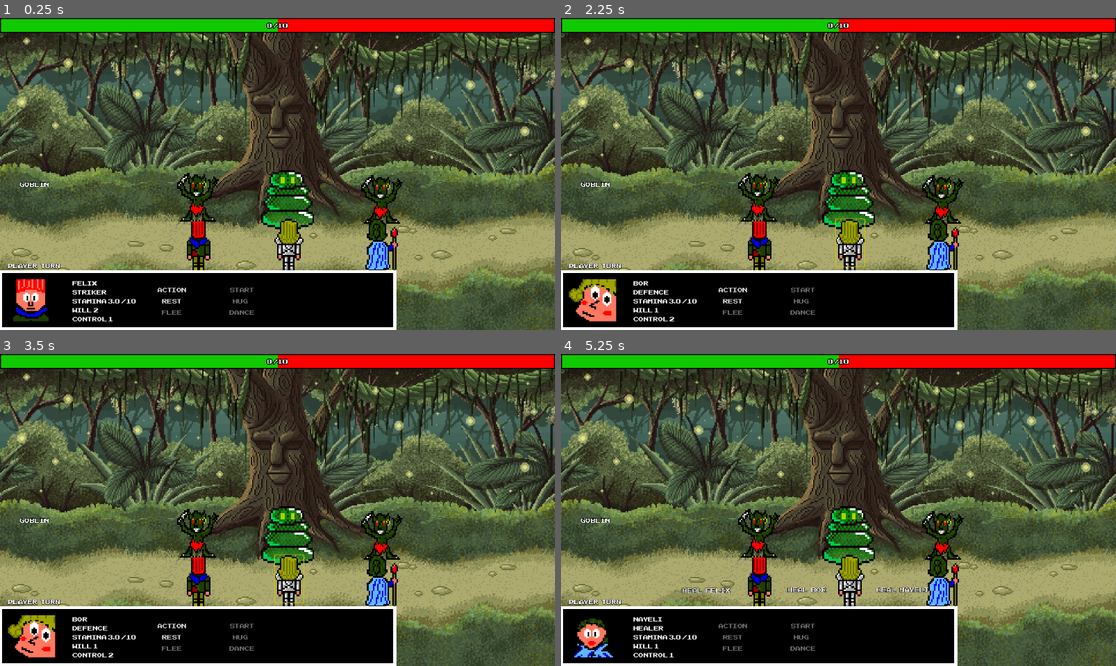
Above: before the commit, frames 1-4 (two rows, left to right).
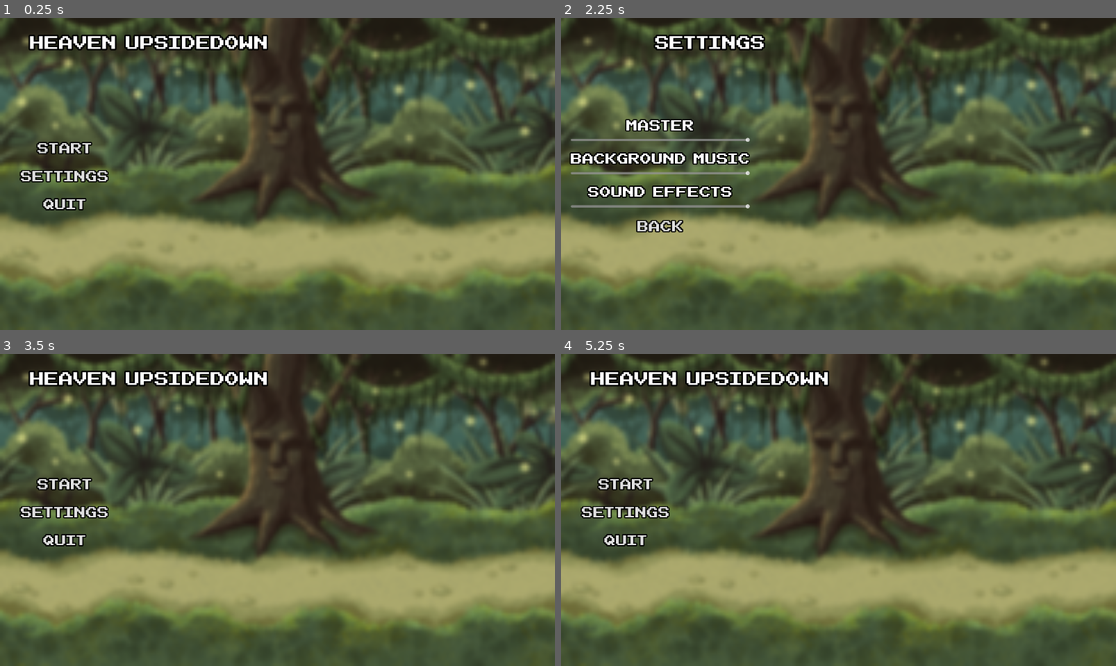
Above: after the commit, the same moments.

Repository: SamantaMancini/heaven_upsidedown
Game: Godot game, scene res://main_menu/main_menu.tscn
The game is run twice, just before and just after one commit, with the same random seed, the same clock (stepped at 60 frames per second) and the same inputs. Before the commit the project starts from res://main.tscn. The engine's default icon, where the game draws it, is replaced by a stand-in: a white triangle on a blue panel in a dark square.
Inputs (mouse positions are in pixels of both pictures, inside the frame that each line leads up to):
- Up to frame 1 (0.25 s): no input
- Up to frame 2 (2.25 s): click (760, 242) at 0.52 s; click (849, 242) at 1.27 s; click (627, 174) at 2 s, where only the run after the commit has a clickable "Settings"
- Up to frame 3 (3.5 s): click (99, 559) at 2.75 s, where only the run after the commit has a clickable "Back"
- Up to frame 4 (5.25 s): click (943, 578) at 3.52 s; click (733, 625) at 4.25 s, where only the run before the commit has a clickable "Action"; click (783, 631) at 5 s, where only the run before the commit has a clickable "Kiss"

The runs differ from the first frame. In frame 1, 39% of the frame differs, in the area x 0-100%, y 0-100%; in frame 2, 40%; in frame 3, 39%; in frame 4, 39%.

Commit message:
main_menu + sounds

Diff:
--- /dev/null
+++ b/default_bus_layout.tres
@@ -0,0 +1,15 @@
+[gd_resource type="AudioBusLayout" format=3 uid="uid://c7do07v77wwnf"]
+
+[resource]
+bus/1/name = &"BGM"
+bus/1/solo = false
+bus/1/mute = false
+bus/1/bypass_fx = false
+bus/1/volume_db = 0.0
+bus/1/send = &""
+bus/2/name = &"SFX"
+bus/2/solo = false
+bus/2/mute = false
+bus/2/bypass_fx = false
+bus/2/volume_db = 0.0
+bus/2/send = &"Master"
--- /dev/null
+++ b/globals/global_sounds/global_sounds.tscn
@@ -0,0 +1,16 @@
+[gd_scene load_steps=3 format=3 uid="uid://c8y1jjf3r1l0w"]
+
+[ext_resource type="AudioStream" uid="uid://dgd66tvj3glv3" path="res://sounds/1- Brave reaction.ogg" id="1_5yxl4"]
+[ext_resource type="AudioStream" uid="uid://cvdekkw3msv5g" path="res://sounds/Fantasy_UI (19).wav" id="2_e3b2g"]
+
+[node name="GlobalSounds" type="Node2D"]
+
+[node name="Music" type="AudioStreamPlayer2D" parent="."]
+stream = ExtResource("1_5yxl4")
+volume_db = -10.0
+autoplay = true
+bus = &"BGM"
+
+[node name="SFX" type="AudioStreamPlayer2D" parent="."]
+stream = ExtResource("2_e3b2g")
+bus = &"SFX"
--- a/main.gd
+++ b/main.gd
@@ -66,6 +66,9 @@
 
 # Called every frame. 'delta' is the elapsed time since the previous frame.
 func _process(delta: float) -> void:
+	if Input.is_action_just_pressed("Escape"):
+		get_tree().quit()
+
 	if players[id_player].stats.stamina >= 10:
 		buttons_cure[id_player].disabled = true
 		rest.disabled = true
@@ -164,6 +167,7 @@
 func _on_delete_button_pressed():
 	action_button_disabled(false)
 	remove_children()
+	GlobalSounds.get_node("SFX").play()
 
 func show_skill(id: String, desc: String, power: float, stamina: float, button: Button):
 	if not button.disabled:
@@ -223,6 +227,7 @@
 
 
 func selected_skill(id: String, button: Button, power: float, stamina: float, emotion: String):
+	GlobalSounds.get_node("SFX").play()
 	var skill_info = {
 		"id": id,
 		"power": power
@@ -374,6 +379,7 @@
 		shields += shield
 
 func dance_group(comb: String):
+	GlobalSounds.get_node("SFX").play()
 	var damage = 5
 	if comb == combination_1:
 		GlobalEvent.update_global_state.emit(damage)
@@ -384,6 +390,7 @@
 	enemy_action_phase()
 
 func hug_group(comb: String, stamina: float):
+	GlobalSounds.get_node("SFX").play()
 	for player in players:
 		if comb == combination_2:
 			if player.stats.stamina < 10:
@@ -397,6 +404,7 @@
 
 func _on_start_pressed() -> void:
 	GlobalEvent.start_process.emit()
+	GlobalSounds.get_node("SFX").play()
 	start_off(true)
 	combination_disabled(true, true)
 	player_emotions = ""
@@ -405,6 +413,7 @@
 	action_label_3.hide()
 
 func _on_dance_pressed() -> void:
+	GlobalSounds.get_node("SFX").play()
 	var skill_sta = null
 	GlobalEvent.combination.emit(player_emotions)
 	player_emotions = ""
@@ -506,7 +515,7 @@
 func _on_rest_pressed() -> void:
 	players[id_player].stats.stamina += 1
 	player_counter += 1
-
+	GlobalSounds.get_node("SFX").play()
 	if not action_selected.has(id_player):
 		action_selected.append(id_player)
 	action_button_disabled(true)
@@ -529,6 +538,7 @@
 
 func _on_action_pressed() -> void:
 	skill_players()
+	GlobalSounds.get_node("SFX").play()
 
 func change_color_player(id: int, color: Color):
 	for i in range(button_players.size()):
@@ -542,19 +552,21 @@
 	change_color_player(id_player, Color.YELLOW)
 	action_selected_player(id_player)
 	remove_children()
-
+	GlobalSounds.get_node("SFX").play()
 
 func _on_player_2_pressed() -> void:
 	id_player = 1
 	change_color_player(id_player, Color.YELLOW)
 	action_selected_player(id_player)
 	remove_children()
+	GlobalSounds.get_node("SFX").play()
 
 func _on_player_3_pressed() -> void:
 	id_player = 2
 	change_color_player(id_player, Color.YELLOW)
 	action_selected_player(id_player)
 	remove_children()
+	GlobalSounds.get_node("SFX").play()
 
 func target_stamina_added(text: String):
 	players[2].stats.stamina -= players[2].stats.actions[0].stamina_consumed
@@ -570,14 +582,17 @@
 func _on_cure_pressed() -> void:
 	GlobalEvent.target_cura = 0
 	target_stamina_added("Felix stamina added")
+	GlobalSounds.get_node("SFX").play()
 
 func _on_cure_2_pressed() -> void:
 	GlobalEvent.target_cura = 1
 	target_stamina_added("Bor stamina added")
+	GlobalSounds.get_node("SFX").play()
 
 func _on_cure_3_pressed() -> void:
 	GlobalEvent.target_cura = 2
 	target_stamina_added("Nayeli stamina added")
+	GlobalSounds.get_node("SFX").play()
 
 func skill_consumed():
 	var action_id = null
@@ -620,7 +635,10 @@
 func _on_start_game_pressed() -> void:
 	player_turn()
 	restart_game()
+	GlobalSounds.get_node("SFX").play()
 
 
 func _on_quit_pressed() -> void:
+	GlobalSounds.get_node("SFX").play()
+	await get_tree().create_timer(1).timeout
 	get_tree().quit()
--- /dev/null
+++ b/main_menu/main_menu.gd
@@ -0,0 +1,30 @@
+extends Control
+@onready var v_box_container: VBoxContainer = $VBoxContainer
+@onready var v_box_container_2: VBoxContainer = $VBoxContainer2
+@onready var title: Label = $Title
+@export var level : PackedScene
+
+
+func _on_start_pressed() -> void:
+	get_tree().change_scene_to_packed(level)
+	GlobalSounds.get_node("SFX").play()
+
+
+func _on_quit_pressed() -> void:
+	GlobalSounds.get_node("SFX").play()
+	await get_tree().create_timer(1).timeout
+	get_tree().quit()
+
+
+func _on_settings_pressed() -> void:
+	v_box_container.hide()
+	v_box_container_2.show()
+	title.text = "Settings"
+	GlobalSounds.get_node("SFX").play()
+
+
+func _on_back_pressed() -> void:
+	v_box_container.show()
+	v_box_container_2.hide()
+	title.text = "Heaven UpsideDown"
+	GlobalSounds.get_node("SFX").play()
--- /dev/null
+++ b/main_menu/main_menu.tscn
@@ -0,0 +1,171 @@
+[gd_scene load_steps=8 format=3 uid="uid://doem5x5pn80bu"]
+
+[ext_resource type="Shader" uid="uid://b17y4wr68x3cl" path="res://main_menu/material/shader.gdshader" id="1_3shxk"]
+[ext_resource type="Script" uid="uid://badq6lcmv56i1" path="res://main_menu/main_menu.gd" id="1_bws42"]
+[ext_resource type="Texture2D" uid="uid://8260y6i3s2lg" path="res://sprites/Battleground3.png" id="2_bws42"]
+[ext_resource type="PackedScene" uid="uid://drtkuhohyhd7y" path="res://main.tscn" id="2_ia84y"]
+[ext_resource type="FontFile" uid="uid://dac2xhqm7k4om" path="res://fonts/nes.ttf" id="3_3f7m4"]
+[ext_resource type="Script" uid="uid://dxes4i05v087p" path="res://main_menu/settings/settings.gd" id="5_3f7m4"]
+
+[sub_resource type="ShaderMaterial" id="ShaderMaterial_3shxk"]
+shader = ExtResource("1_3shxk")
+shader_parameter/blur_amount = 3.0
+
+[node name="MainMenu" type="Control"]
+layout_mode = 3
+anchors_preset = 15
+anchor_right = 1.0
+anchor_bottom = 1.0
+grow_horizontal = 2
+grow_vertical = 2
+script = ExtResource("1_bws42")
+level = ExtResource("2_ia84y")
+
+[node name="BackGround" type="TextureRect" parent="."]
+layout_mode = 1
+anchors_preset = 15
+anchor_right = 1.0
+anchor_bottom = 1.0
+grow_horizontal = 2
+grow_vertical = 2
+texture = ExtResource("2_bws42")
+
+[node name="ColorRect" type="ColorRect" parent="."]
+material = SubResource("ShaderMaterial_3shxk")
+layout_mode = 1
+anchors_preset = 15
+anchor_right = 1.0
+anchor_bottom = 1.0
+offset_top = -1.0
+offset_right = 8.0
+offset_bottom = 9.0
+grow_horizontal = 2
+grow_vertical = 2
+
+[node name="Title" type="Label" parent="."]
+layout_mode = 1
+offset_left = 104.0
+offset_right = 929.0
+offset_bottom = 155.0
+theme_override_constants/outline_size = 20
+theme_override_fonts/font = ExtResource("3_3f7m4")
+theme_override_font_sizes/font_size = 100
+text = "Heaven UpsideDown"
+horizontal_alignment = 1
+vertical_alignment = 1
+
+[node name="VBoxContainer" type="VBoxContainer" parent="."]
+layout_mode = 1
+anchors_preset = 4
+anchor_top = 0.5
+anchor_bottom = 0.5
+offset_top = -130.5
+offset_right = 450.0
+offset_bottom = 130.5
+grow_vertical = 2
+theme_override_constants/separation = 30
+alignment = 1
+
+[node name="Start" type="Button" parent="VBoxContainer"]
+layout_mode = 2
+theme_override_constants/outline_size = 15
+theme_override_fonts/font = ExtResource("3_3f7m4")
+theme_override_font_sizes/font_size = 80
+text = "Start"
+flat = true
+
+[node name="Settings" type="Button" parent="VBoxContainer"]
+layout_mode = 2
+theme_override_constants/outline_size = 15
+theme_override_fonts/font = ExtResource("3_3f7m4")
+theme_override_font_sizes/font_size = 80
+text = "Settings"
+flat = true
+
+[node name="Quit" type="Button" parent="VBoxContainer"]
+layout_mode = 2
+theme_override_constants/outline_size = 15
+theme_override_fonts/font = ExtResource("3_3f7m4")
+theme_override_font_sizes/font_size = 80
+text = "Quit"
+flat = true
+
+[node name="VBoxContainer2" type="VBoxContainer" parent="."]
+visible = false
+layout_mode = 1
+anchors_preset = 4
+anchor_top = 0.5
+anchor_bottom = 0.5
+offset_left = 34.0
+offset_top = -205.0
+offset_right = 654.0
+offset_bottom = 207.0
+grow_vertical = 2
+theme_override_constants/separation = 20
+alignment = 1
+
+[node name="Master" type="Label" parent="VBoxContainer2"]
+layout_mode = 2
+theme_override_constants/outline_size = 15
+theme_override_fonts/font = ExtResource("3_3f7m4")
+theme_override_font_sizes/font_size = 80
+text = "Master"
+horizontal_alignment = 1
+vertical_alignment = 1
+
+[node name="MasterSlider" type="HSlider" parent="VBoxContainer2"]
+layout_mode = 2
+max_value = 1.0
+step = 0.05
+value = 1.0
+script = ExtResource("5_3f7m4")
+
+[node name="BackgroundMusic" type="Label" parent="VBoxContainer2"]
+layout_mode = 2
+theme_override_constants/outline_size = 15
+theme_override_fonts/font = ExtResource("3_3f7m4")
+theme_override_font_sizes/font_size = 80
+text = "BackGround Music"
+horizontal_alignment = 1
+vertical_alignment = 1
+
+[node name="MusicSlider" type="HSlider" parent="VBoxContainer2"]
+layout_mode = 2
+max_value = 1.0
+step = 0.05
+value = 1.0
+script = ExtResource("5_3f7m4")
+audio_bus_name = "BGM"
+
+[node name="SFX" type="Label" parent="VBoxContainer2"]
+layout_mode = 2
+theme_override_constants/outline_size = 15
+theme_override_fonts/font = ExtResource("3_3f7m4")
+theme_override_font_sizes/font_size = 80
+text = "Sound Effects"
+horizontal_alignment = 1
+vertical_alignment = 1
+
+[node name="SfxSlider" type="HSlider" parent="VBoxContainer2"]
+layout_mode = 2
+max_value = 1.0
+step = 0.05
+value = 1.0
+script = ExtResource("5_3f7m4")
+audio_bus_name = "SFX"
+
+[node name="Back" type="Button" parent="VBoxContainer2"]
+layout_mode = 2
+theme_override_constants/outline_size = 15
+theme_override_fonts/font = ExtResource("3_3f7m4")
+theme_override_font_sizes/font_size = 80
+text = "Back"
+flat = true
+
+[connection signal="pressed" from="VBoxContainer/Start" to="." method="_on_start_pressed"]
+[connection signal="pressed" from="VBoxContainer/Settings" to="." method="_on_settings_pressed"]
+[connection signal="pressed" from="VBoxContainer/Quit" to="." method="_on_quit_pressed"]
+[connection signal="value_changed" from="VBoxContainer2/MasterSlider" to="VBoxContainer2/MasterSlider" method="_on_value_changed"]
+[connection signal="value_changed" from="VBoxContainer2/MusicSlider" to="VBoxContainer2/MusicSlider" method="_on_value_changed"]
+[connection signal="value_changed" from="VBoxContainer2/SfxSlider" to="VBoxContainer2/SfxSlider" method="_on_value_changed"]
+[connection signal="pressed" from="VBoxContainer2/Back" to="." method="_on_back_pressed"]
--- /dev/null
+++ b/main_menu/material/shader.gdshader
@@ -0,0 +1,21 @@
+shader_type canvas_item;
+
+// Variabile per controllare l'intensità della sfocatura.
+// Un valore maggiore produce una sfocatura maggiore.
+uniform float blur_amount : hint_range(0.0, 5.0) = 2.0;
+
+// La texture dello schermo. In Godot 4, di solito si usa 'hint_screen_texture'.
+uniform sampler2D SCREEN_TEXTURE : hint_screen_texture, filter_linear_mipmap;
+
+void fragment() {
+    // Utilizza la funzione 'textureLod' per campionare un mipmap specifico
+    // della texture dello schermo.
+    // L'indice del mipmap è determinato da 'blur_amount'.
+    vec4 screen_color = textureLod(SCREEN_TEXTURE, SCREEN_UV, blur_amount);
+
+    // Assegna il colore sfocato al pixel.
+    COLOR = screen_color;
+
+    // Se vuoi anche un controllo sulla trasparenza:
+    COLOR = vec4(screen_color.rgb, 1.0); // Imposta l'alfa a 1.0
+}
--- /dev/null
+++ b/main_menu/settings/settings.gd
@@ -0,0 +1,13 @@
+extends HSlider
+@export var audio_bus_name := "Master"
+@onready var _bus := AudioServer.get_bus_index(audio_bus_name)
+
+# Called when the node enters the scene tree for the first time.
+func _ready() -> void:
+	value = db_to_linear(AudioServer.get_bus_volume_db(_bus))
+
+
+
+func _on_value_changed(new_value: float) -> void:
+	AudioServer.set_bus_volume_db(_bus, linear_to_db(new_value))
+	print(_bus, new_value)
--- a/project.godot
+++ b/project.godot
@@ -11,13 +11,14 @@
 [application]
 
 config/name="Heaven Upsidedown"
-run/main_scene="uid://drtkuhohyhd7y"
+run/main_scene="uid://doem5x5pn80bu"
 config/features=PackedStringArray("4.4", "GL Compatibility")
 config/icon="res://icon.svg"
 
 [autoload]
 
 GlobalEvent="*res://globals/global_events/global_event.tscn"
+GlobalSounds="*res://globals/global_sounds/global_sounds.tscn"
 
 [display]
 
@@ -25,6 +26,14 @@
 window/size/viewport_height=1080
 window/size/mode=3
 
+[input]
+
+Escape={
+"deadzone": 0.2,
+"events": [Object(InputEventKey,"resource_local_to_scene":false,"resource_name":"","device":0,"window_id":0,"alt_pressed":false,"shift_pressed":false,"ctrl_pressed":false,"meta_pressed":false,"pressed":false,"keycode":0,"physical_keycode":4194305,"key_label":0,"unicode":0,"location":0,"echo":false,"script":null)
+]
+}
+
 [rendering]
 
 renderer/rendering_method="gl_compatibility"
Not shown, added: main_menu/main_menu.gd.uid
Not shown, added: main_menu/material/shader.gdshader.uid
Not shown, added: main_menu/settings/settings.gd.uid
Not shown, added: sounds/1- Brave reaction.ogg.import
Not shown, added: sounds/Fantasy_UI (19).wav.import
Not shown, added: sounds/1- Brave reaction.ogg
Not shown, added: sounds/Fantasy_UI (19).wav
